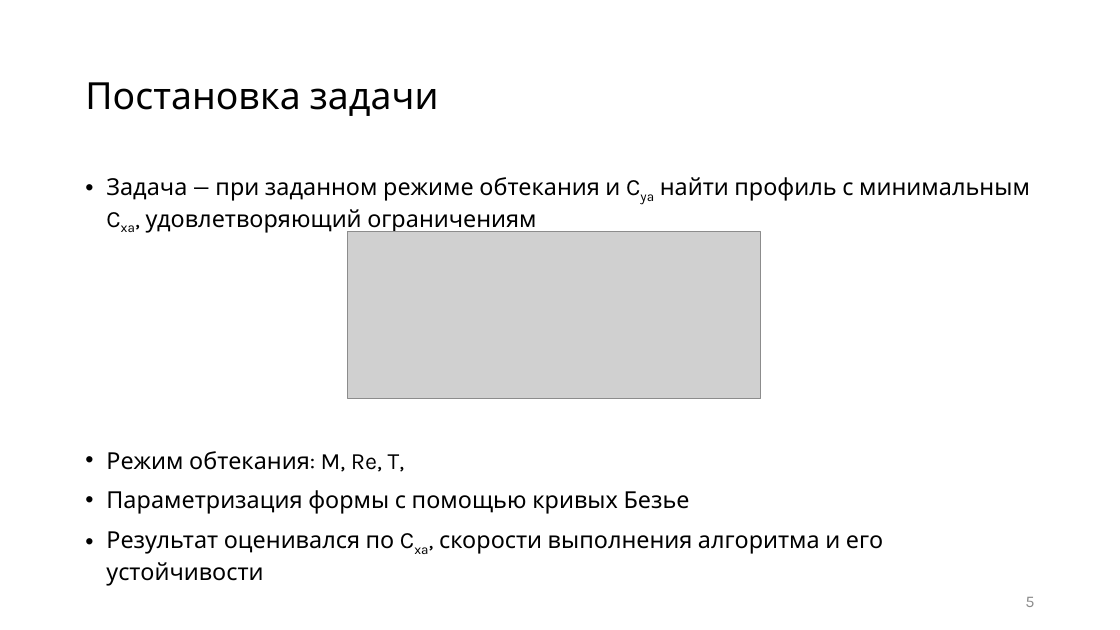
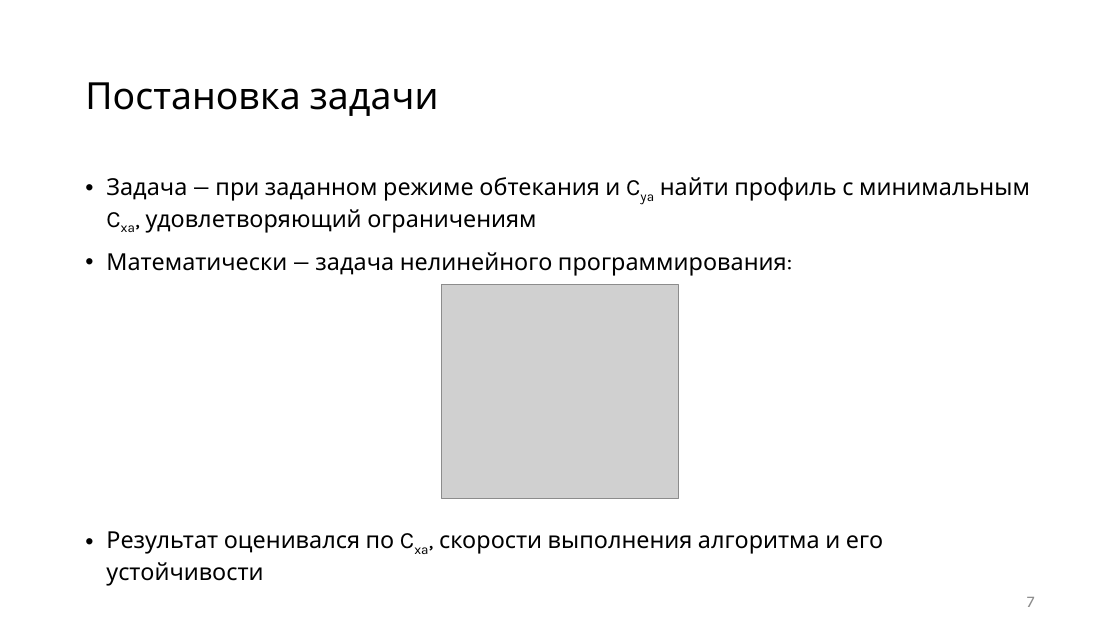
Before and after one commit to 737CMD/Diploma_bac, a slide deck: slide 7 of results/Тексты/Презентация_ВКР Черных.pptx (slide 5 before the commit). Drawn at 1120x630 pixels with LibreOffice and Linux fonts; fonts in the diff are those of the drawing; grey boxes stand for pictures; background and template pictures are left out. Boxes give left, top, right and bottom in pixels: in the first picture for what was removed or moved away, otherwise in the second. Text is boxed around its words. In the diff, an @@ line names an element or a change of style, - is before the commit and + after.

```diff
--- a/results/Тексты/Презентация_ВКР Черных.pptx
+++ b/results/Тексты/Презентация_ВКР Черных.pptx
@@ picture removed at [348, 232, 761, 399] @@
@@ text at [106, 252, 787, 276]: text changed @@
-• Режим обтекания: M, Re, T,
-• Параметризация формы с помощью кривых Безье
+• Математически — задача нелинейного программирования:
@@ picture added at [442, 284, 679, 498] @@
@@ page number at [1027, 597, 1035, 607]: text changed @@
-5
+7
```
Also in this commit, not shown: 7 other slides changed, 14 slides added, 4 slides removed, 10 other files.
